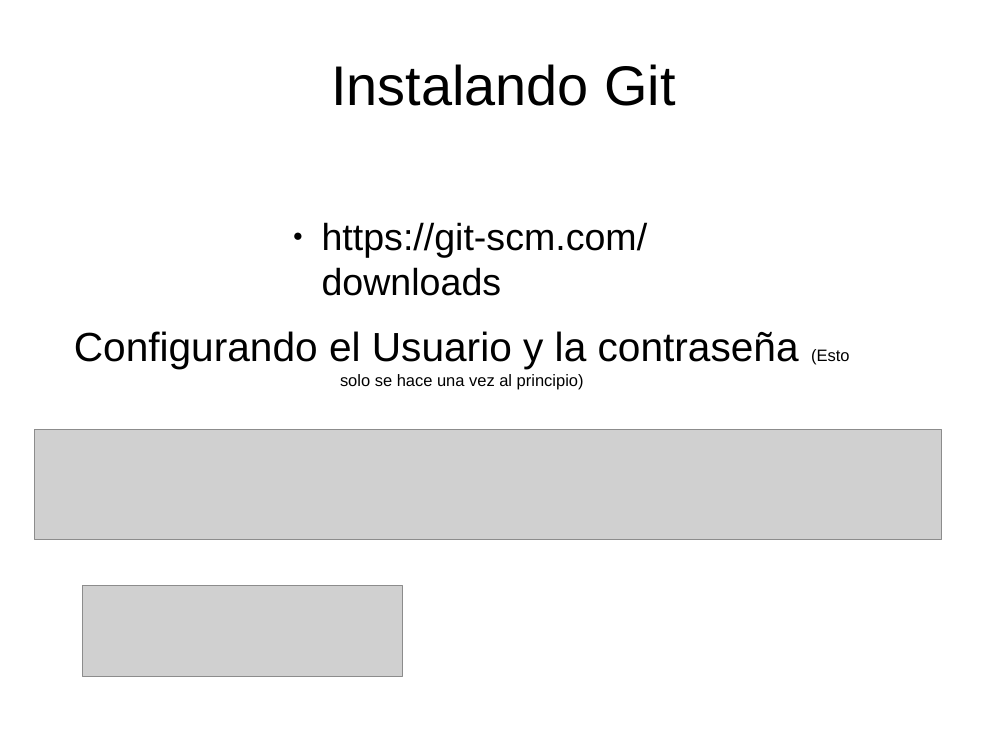
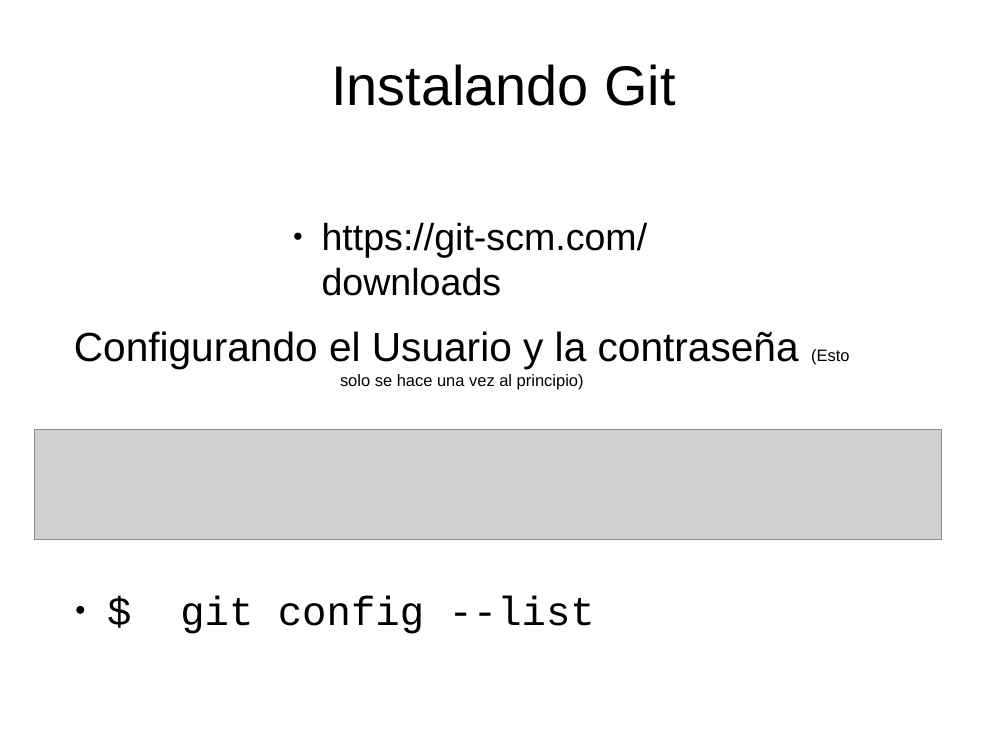
Before and after one commit to jomare1188/clase_git, a slide deck: slide 3 of presentaciongit.odp. Drawn at 1008x756 pixels with LibreOffice and Linux fonts; fonts in the diff are those of the drawing; grey boxes stand for pictures. Boxes give left, top, right and bottom in pixels: in the first picture for what was removed or moved away, otherwise in the second. Text is boxed around its words. In the diff, an @@ line names an element or a change of style, - is before the commit and + after.

```diff
--- a/presentaciongit.odp
+++ b/presentaciongit.odp
@@ picture removed at (82, 585, 402, 677) @@
@@ text added at (180, 596, 595, 634), 32 pt, text #000000 @@
+● $ git config --list
```
Also in this commit, not shown: 2 other slides changed, 1 slide added, 1 other file.
